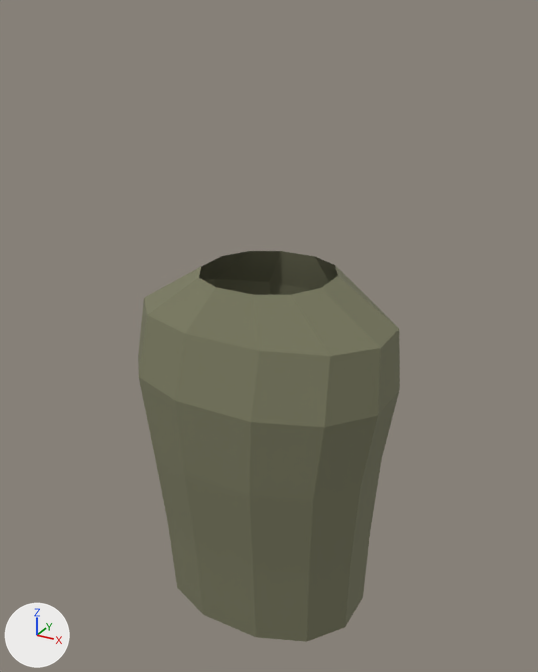
The glTF model assets/models/operators/core-pack.glb: old version first, new version second.
Both versions are drawn from a camera (50 mm lens) standing at (0.486, -0.876, 1.831) and looking at (0.004, 0.0, 1.393). Arrows for +X, +Y and +Z are at lower left; the lights stay in place. The first picture is the older version. Where no turn or scale is listed for an object, it has been applied to the vertices.

The older version as bpy lines, for what is in view:
```python
me_sk_core_shirt = bpy.data.meshes.new('SK_Core_Shirt')
me_sk_core_shirt.from_pydata(...)  # 72 vertices, 120 faces; spans x -0.198..0.198, y -0.15..0.126, z 0.94..1.49
me_sk_core_shirt.materials.append(mat_m_top_fabric)  # dark yellow #7a7a60
ob_sk_core_shirt = bpy.data.objects.new('SK_Core_Shirt', me_sk_core_shirt)
ob_sk_core_shirt.location = (0.0, 0.0, 0.0)
```
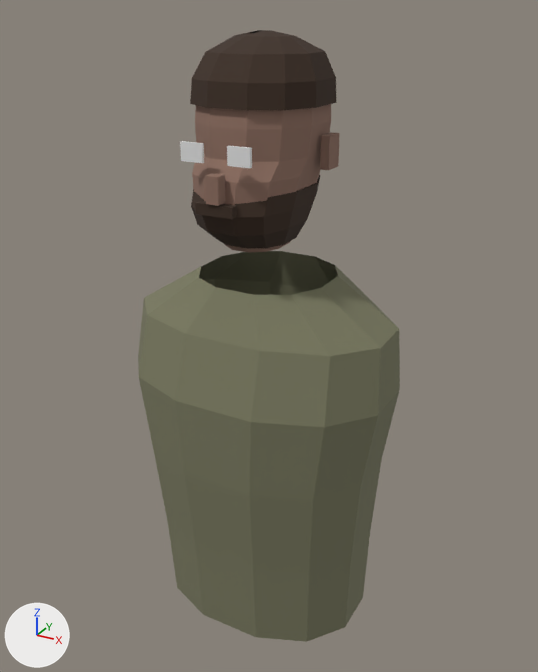
Pixel boxes (x1, y1, x2, y2) of what changed, in the pictures (538 x 672 px):
'SK_Core_Head', added (brown)
    after: (192, 104, 340, 253)
'SK_Core_Hair', added (brown)
    after: (190, 30, 337, 110)
'SK_Core_Beard', added
    after: (191, 175, 321, 248)
'SK_Core_Lids', added
    after: (180, 141, 252, 168)
'SK_Core_Moustache', added (brown)
    after: (195, 201, 237, 219)

The change, as a list of edits to the scene's bpy script:
```text
Add mat_m_hair:
    mat_m_hair = principled_material('M_Hair')
    mat_m_hair.base_color = (0.0437, 0.0232, 0.013)  # brown #3b2a1e
    mat_m_hair.roughness = 0.92
Add mat_m_head:
    mat_m_head = principled_material('M_Head')
    mat_m_head.base_color = (0.27, 0.159, 0.12)  # brown #8e6f61
    mat_m_head.roughness = 0.92
Add me_sk_core_moustache:
    me_sk_core_moustache.from_pydata(...)  # a box spanning x -0.026..0.026, y -0.1315..-0.1195, z 1.6..1.614
    me_sk_core_moustache.materials.append(mat_m_hair)  # brown #3b2a1e
Add me_sk_core_lids:
    me_sk_core_lids.from_pydata(...)  # a box spanning x -0.0485..-0.0175, y -0.1255..-0.1215, z 1.6615..1.6845; a box spanning x 0.0175..0.0485, y -0.1255..-0.1215, z 1.6615..1.6845
Add me_sk_core_head:
    me_sk_core_head.from_pydata(...)  # 132 vertices, 238 faces; spans x -0.096..0.096, y -0.134..0.085, z 1.54..1.797
    me_sk_core_head.materials.append(mat_m_head)  # brown #8e6f61
Add me_sk_core_hair:
    me_sk_core_hair.from_pydata(...)  # 60 vertices, 106 faces; spans x -0.087..0.087, y -0.097..0.089, z 1.722..1.806
    me_sk_core_hair.materials.append(mat_m_hair)  # brown #3b2a1e
Add me_sk_core_beard:
    me_sk_core_beard.from_pydata(...)  # 48 vertices, 82 faces; spans x -0.072..0.072, y -0.125..0.077, z 1.548..1.622
    me_sk_core_beard.materials.append(mat_m_hair)  # brown #3b2a1e
Add ob_sk_core_moustache:
    ob_sk_core_moustache = bpy.data.objects.new('SK_Core_Moustache', me_sk_core_moustache)
    ob_sk_core_moustache.location = (0.0, 0.0, 0.0)
Add ob_sk_core_lids:
    ob_sk_core_lids = bpy.data.objects.new('SK_Core_Lids', me_sk_core_lids)
    ob_sk_core_lids.location = (0.0, 0.0, 0.0)
Add ob_sk_core_head:
    ob_sk_core_head = bpy.data.objects.new('SK_Core_Head', me_sk_core_head)
    ob_sk_core_head.location = (0.0, 0.0, 0.0)
Add ob_sk_core_hair:
    ob_sk_core_hair = bpy.data.objects.new('SK_Core_Hair', me_sk_core_hair)
    ob_sk_core_hair.location = (0.0, 0.0, 0.0)
Add ob_sk_core_beard:
    ob_sk_core_beard = bpy.data.objects.new('SK_Core_Beard', me_sk_core_beard)
    ob_sk_core_beard.location = (0.0, 0.0, 0.0)
```
